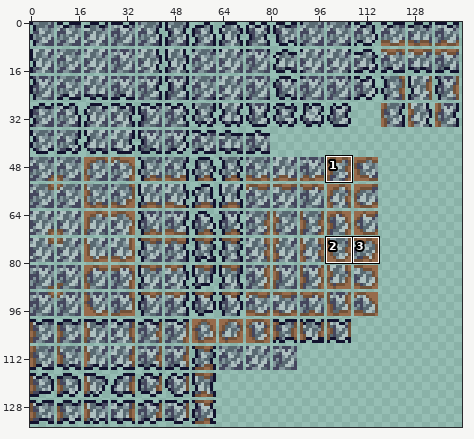
Sprite sheet: Content/Tiles/Natural/CoalOre.png. The picture above shows the old version from afar; the outline marks the close-up.
Close-up. The starting point:
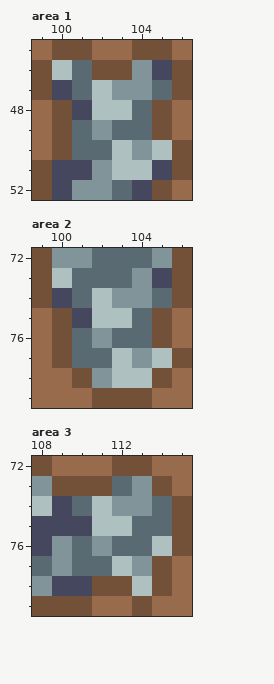
The file is 288x270 pixels, drawn in blocks of 2x2; one block is one cell here. Shown: area 1: x 99..106, y 45..52; area 2: x 99..106, y 72..79; area 3: x 108..115, y 72..79. The commit also changed other parts of the picture, which this record leaves out.
Now the later version:
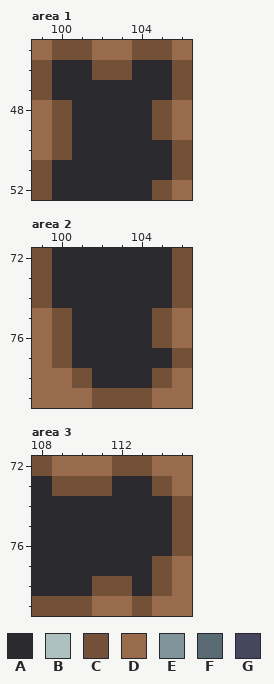
Palette (. is transparent): A #2b2a2e  B #aec0c0  C #725138  D #976b4b  E #81949a  F #596a72  G #45475e
Change:
Changed rows in their new state; - is an unchanged pixel.
Area 1:
first column x 100:
46 AA--AA
47 AAAAAA
48 -AAAA-
49 -AAAA-
50 -AAAAA
51 AAAAAA
52 AAAAA-
Area 2:
first column x 100:
72 AAAAAA
73 AAAAAA
74 AAAAAA
75 -AAAA-
76 -AAAA-
77 -AAAAA
78 --AAA-
Area 3:
first column x 108:
73 A---AA-
74 AAAAAAA
75 AAAAAAA
76 AAAAAAA
77 AAAAAA-
78 AAA--A-
Changed places in both close-ups, as pixel boxes (x1, y1, x2, y2):
changed: (52, 60, 172, 200)
changed: (52, 248, 172, 388)
changed: (32, 476, 172, 596)
